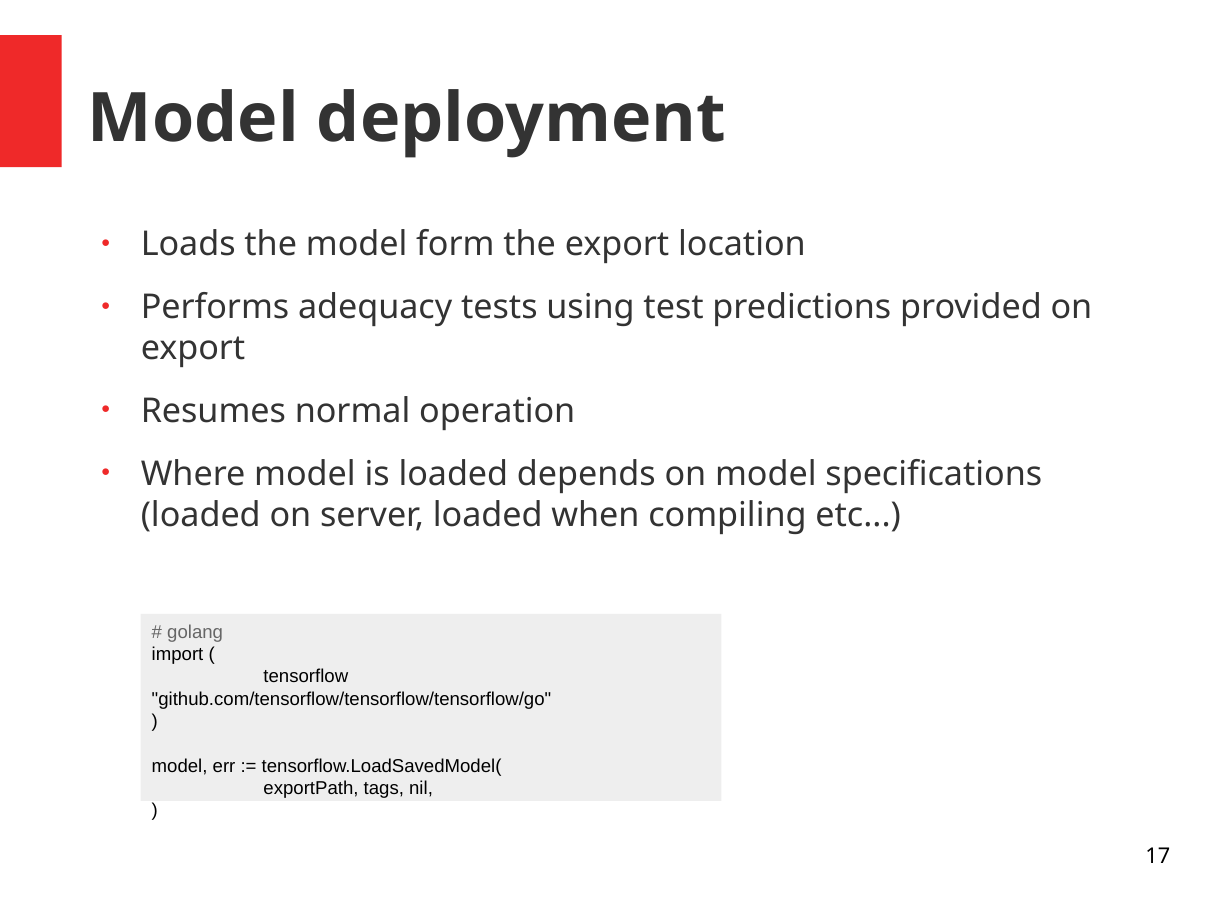
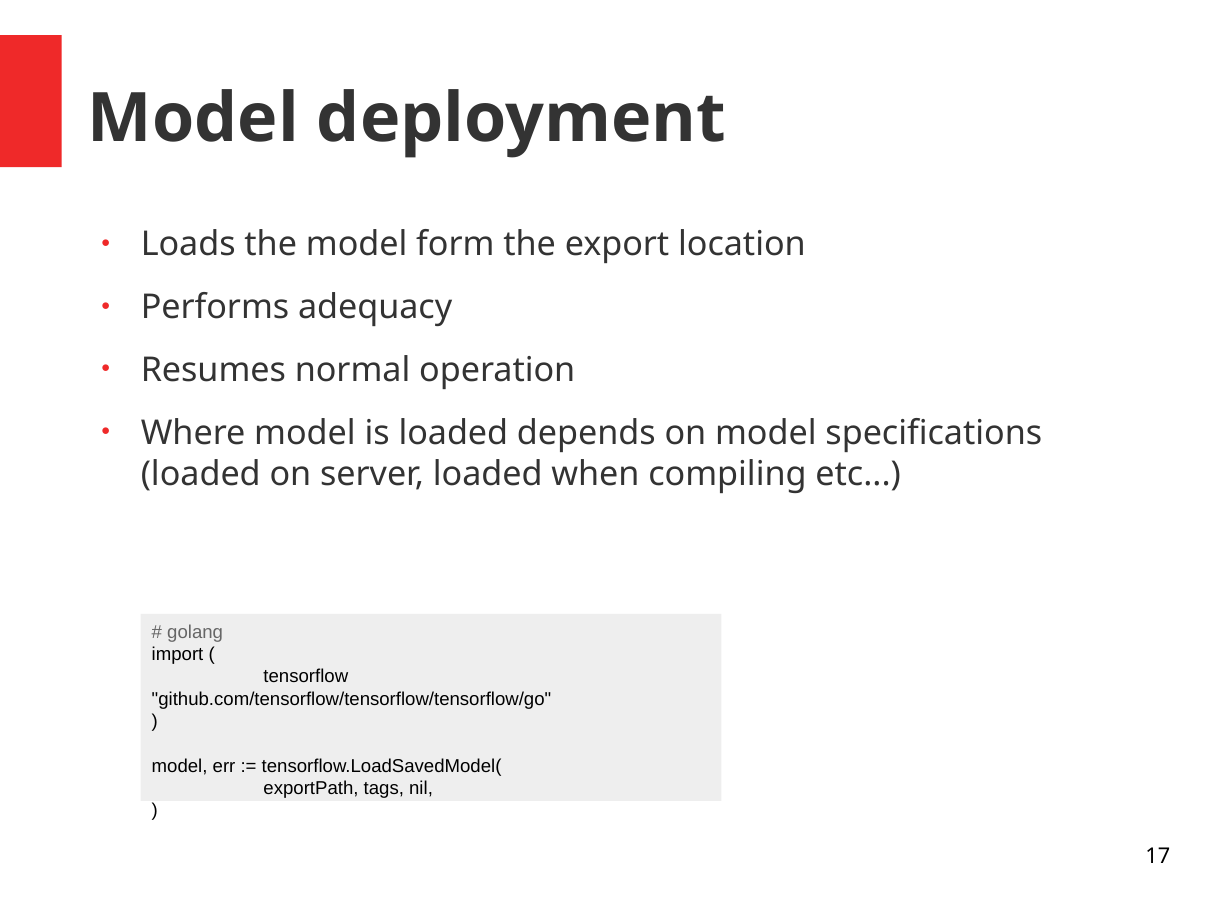
Before and after one commit to andrefsp/models-to-production, a slide deck: slide 17 of models-to-production.odp. Drawn at 1232x924 pixels with LibreOffice and Linux fonts; fonts in the diff are those of the drawing. Boxes give left, top, right and bottom in pixels: in the first picture for what was removed or moved away, otherwise in the second. Text is boxed around its words. In the diff, an @@ line names an element or a change of style, - is before the commit and + after.

```diff
--- a/models-to-production.odp
+++ b/models-to-production.odp
@@ text at (141, 292, 452, 326): text changed @@
-● Performs adequacy tests using test predictions provided on export
+● Performs adequacy
```
Also in this commit, not shown: 1 other slide changed, 1 other file.
